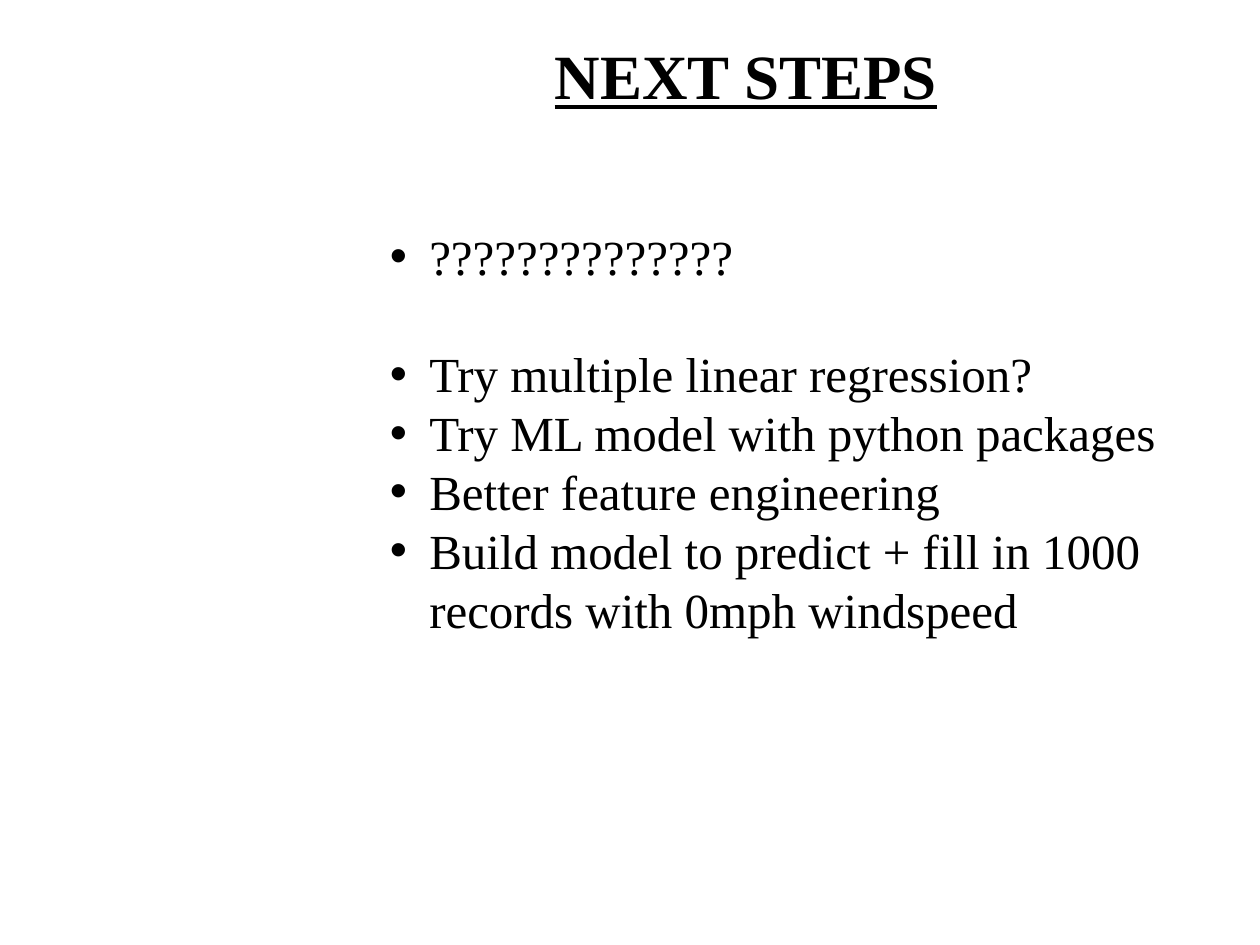
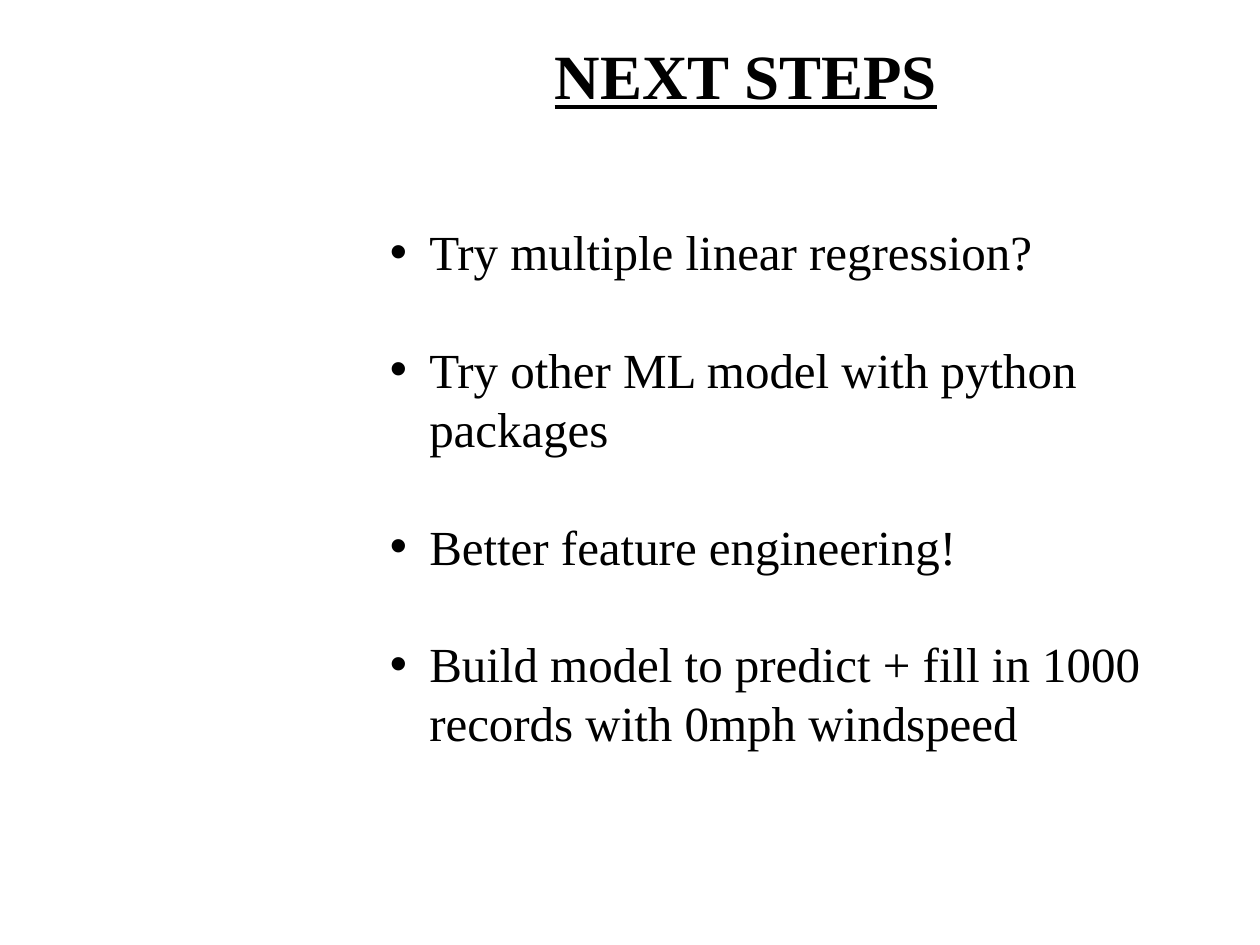
Before and after one commit to divyasriram22/TpT-BikeShareKaggle, a slide deck: slide 23 of DS_Kaggle_Bike_Share_Final_Presentation.pptx. Drawn at 1260x945 pixels with LibreOffice and Linux fonts; fonts in the diff are those of the drawing; background and template pictures are left out. Boxes give left, top, right and bottom in pixels: in the first picture for what was removed or moved away, otherwise in the second. Text is boxed around its words. In the diff, an @@ line names an element or a change of style, - is before the commit and + after.

```diff
--- a/DS_Kaggle_Bike_Share_Final_Presentation.pptx
+++ b/DS_Kaggle_Bike_Share_Final_Presentation.pptx
@@ text at (x1=429, y1=236, x2=1140, y2=751): paragraph removed @@
-• ??????????????
@@ text "Try multiple linear regression?" moved from (x1=429, y1=358, x2=1155, y2=638) to (x1=429, y1=236, x2=1140, y2=751) @@
@@ text at (x1=429, y1=354, x2=1077, y2=574): text changed @@
-• Try ML model with python packages
-• Better feature engineering
+• Try other ML model with python packages
+• Better feature engineering!
```
Also in this commit, not shown: 1 slide added, 1 slide removed, 11 other files.
